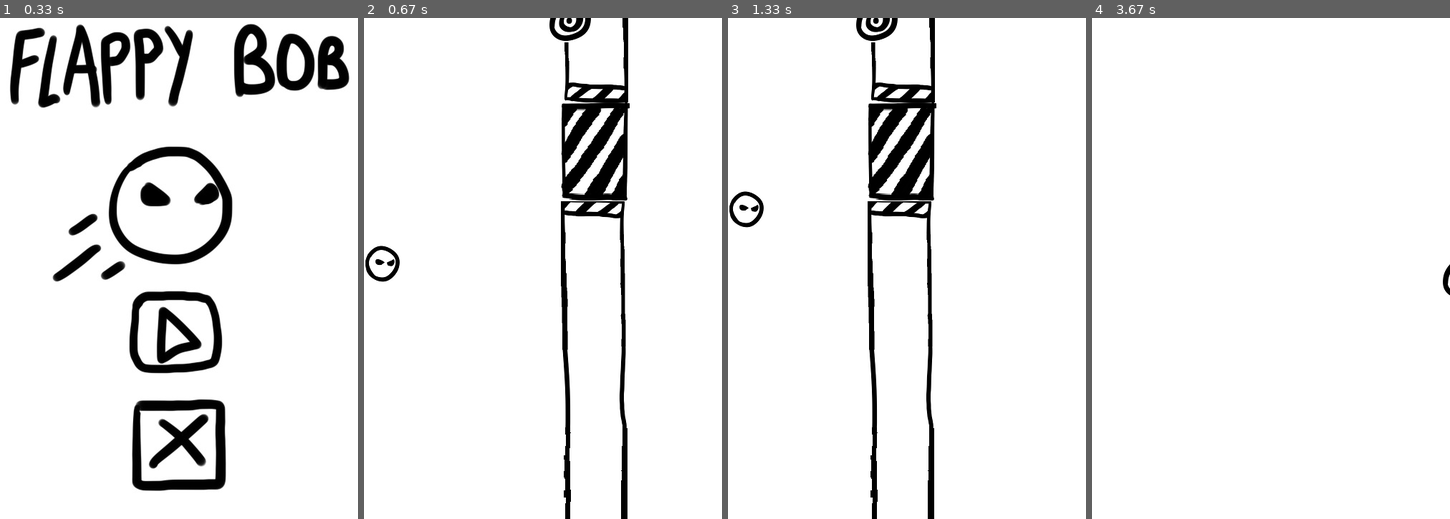
Above: before the commit, frames 1-4 (left to right).
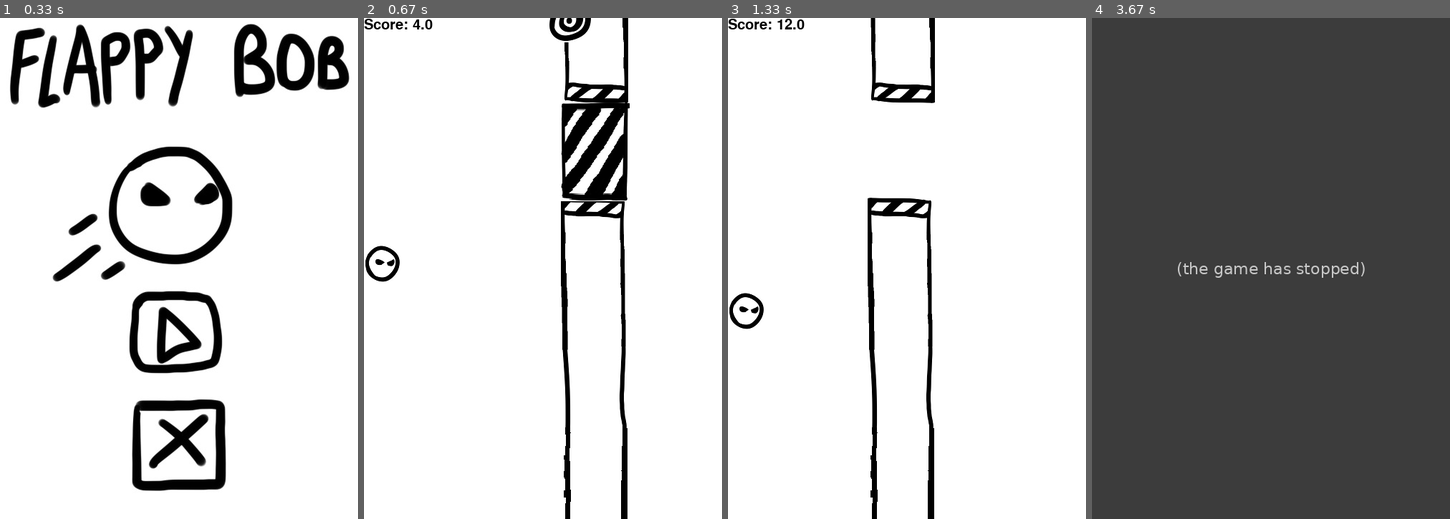
Above: after the commit, the same moments.

Repository: marx3512/FlappyBirdGame
Game: pygame game, started from flappyGame.py
The game is run twice, just before and just after one commit, with the same random seed, the same clock (stepped at 60 frames per second) and the same inputs.
Inputs (mouse positions are in pixels of both pictures, inside the frame that each line leads up to):
- Up to frame 1 (0.33 s): no input
- Up to frame 2 (0.67 s): press the mouse at (535, 328) at 0.37 s; move the mouse to (532, 228) at 0.47 s; release the mouse at (528, 133) at 0.6 s
- Up to frame 3 (1.33 s): hold Space 0.67-1.13 s; press the mouse at (881, 38) at 1.2 s; move the mouse to (921, 118) at 1.3 s
- Up to frame 4 (3.67 s): release the mouse at (1328, 198) at 1.43 s; tap Space at 1.5, 1.9, 2.2 s

Frame 1 is identical in both runs. In frame 2, 0.2% of the frame differs, in the area x 0-20%, y 0-3%; in frame 3, 3.7%; in frame 4, 100%, in the area x 0-100%, y 0-100%.
After the commit the program exited at 2.53 s; later frames show no game.

Commit message:
Setting colision

Diff:
--- a/flappyGame.py
+++ b/flappyGame.py
@@ -1,15 +1,23 @@
 import pygame, random
+
+from pygame.event import post
 
 try:
     pygame.init()
 except:
     print("Não deu certo")
 
-def MoveAssets():
+def MoveAssetsAndRect():
     global posPipeX, posPipeY, posDoorX, posDoorY, posTargetX, posTargetY, TargetYRandom, TargetYCalculation
     posPipeX -= 1
     posDoorX -= 1
     posTargetX -= 1
+
+    targetRect.update(posTargetX, TargetYCalculation, 50, 60)
+    playerRect.update(0, posPlayerY, 51, 50)
+    tubeDownRect.update(posPipeX, posPipeY, 94, 570)
+    tubeUpRect.update(posPipeX, posPipeY - 700, 94, 570)
+    doorRect.update(posDoorX, posPipeY - 132, 96, 138)
 
     if posPipeX < -80:
         posPipeX = 510
@@ -31,12 +39,22 @@
         return False
 
 def CheckInputMouse():
-    con = 0;
+    global posTargetX, posDoorX
     mx, my = pygame.mouse.get_pos()
     if pygame.mouse.get_pressed() == (1,0,0):
         if targetRect.collidepoint(mx, my):
-            print("Acertei o alvo" + str(con))
-            con = con + 1
+            posTargetX = -100
+            posDoorX = -100
+
+def CheckCollisions():
+    if pygame.Rect.colliderect(playerRect,tubeDownRect):
+        return "Acertai tuboDown"
+    elif pygame.Rect.colliderect(playerRect,tubeUpRect):
+        return "Acertei tuboUp"
+    elif pygame.Rect.colliderect(playerRect,doorRect):
+        return "Acertei door"
+    else:
+        return "Acertei nada"
 
 def CreateAssets(posBirdY):
     screen.fill((255, 255, 255))
@@ -46,21 +64,31 @@
     screen.blit(door, (posDoorX, posPipeY - 132))
     screen.blit(target, (posTargetX, (posTargetY - TargetYRandom)*(-1)))
 
+def CreateText(msg, color, tam, x, y):
+    font = pygame.font.SysFont(None, tam)
+    texto1 = font.render(msg, True, color)
+    screen.blit(texto1, [x, y])
 
 #files
 menuImg = pygame.image.load("images\Menu_screen.jpg")
 player = pygame.image.load("images/Player(ed).png")
+playerRect = player.get_rect()
 pistol = pygame.image.load("images/Pistol.png")
 target = pygame.image.load("images/Target(ed).png")
 targetRect = target.get_rect()
 tubeDown = pygame.image.load("images/Tube(down)(ed).png")
+tubeDownRect = tubeDown.get_rect()
 tubeUp = pygame.image.load("images/Tube(up)(ed).png")
+tubeUpRect = tubeUp.get_rect()
 door = pygame.image.load("images/Door(ed).png")
+doorRect = door.get_rect()
 
 # variable
+score = 0
 posPlayerY = 250
 gravity = 0.10
 playerMoviment = 0
+death = False
 posPipeX, posPipeY = 310, 250
 posDoorX, posDoorY = 310, 215
 posTargetX, posTargetY = 290, 30
@@ -75,7 +103,6 @@
 pygame.display.set_caption("Flappy Bob")
 
 screen.blit(menuImg, (0, 0))
-#targetRect.move_ip(posTargetX, TargetYCalculation)
 
 while exit:
     for event in pygame.event.get():
@@ -84,17 +111,20 @@
         if event.type == pygame.KEYDOWN:
             if event.key == pygame.K_SPACE and currentScreen == "Game":
                 playerMoviment = 0
-                playerMoviment -= 5
+                playerMoviment -= 3.2
     if ChangeMenu() == "Exit" and currentScreen == "Menu":
         exit = False
     elif ChangeMenu() == "Start":
         currentScreen = "Game"
     if currentScreen == "Game":
+        score += 0.1
         CreateAssets(posPlayerY)
+        CreateText("Score: " + str(round(score,0)), (0,0,0), 30, 0, 0)
         playerMoviment += gravity
         posPlayerY += playerMoviment
-        MoveAssets()
         CheckInputMouse()
-        targetRect.update(posTargetX, TargetYCalculation, 50, 60)
+        MoveAssetsAndRect()
+        if CheckCollisions() != "Acertei nada":
+            exit = False
     pygame.display.update()
     clock.tick(120)
